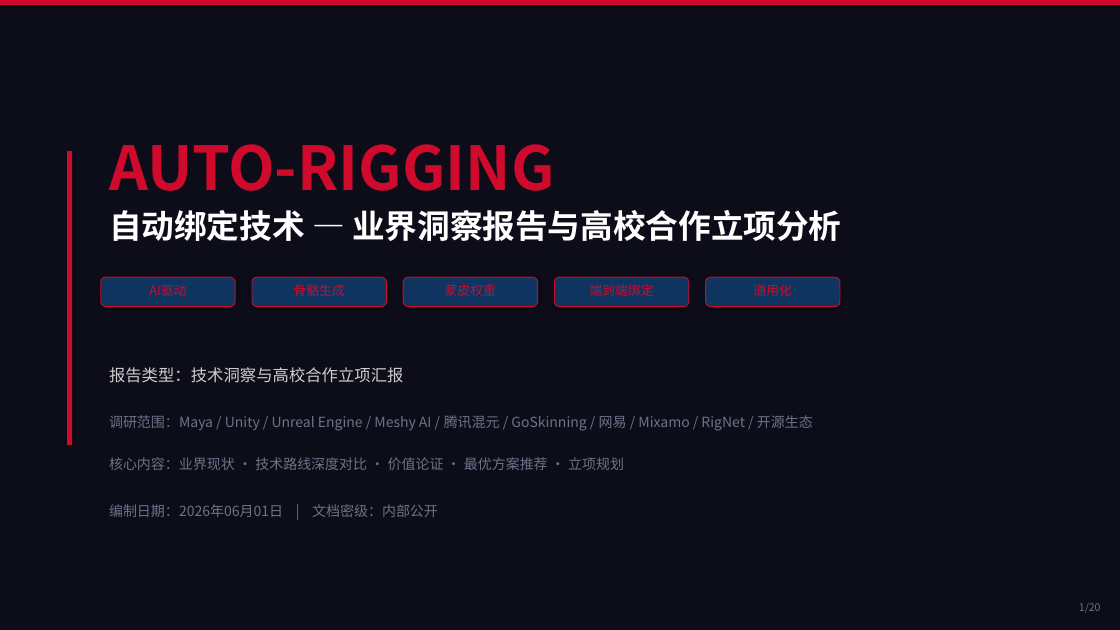
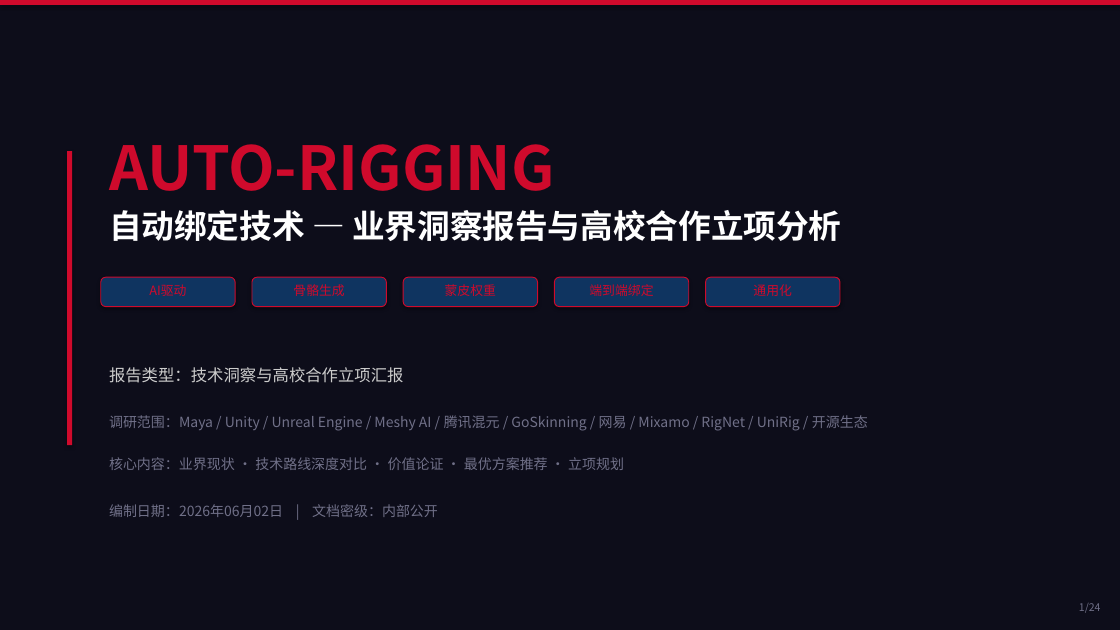
Before and after one commit to xhyha/insight, a slide deck: slide 1 of Auto-Rigging-Insight-Report.pptx. Drawn at 1120x630 pixels with LibreOffice and Linux fonts; fonts in the diff are those of the drawing. Boxes give left, top, right and bottom in pixels: in the first picture for what was removed or moved away, otherwise in the second. Text is boxed around its words. In the diff, an @@ line names an element or a change of style, - is before the commit and + after.

Commit message:
Auto-Rigging Insight Report v4 - comprehensive update (24 pages)
- P0: Add UniRig (SIGGRAPH 2025) as recommended baseline
- P0: Fix market data ($450B source attribution)
- P0: Fix efficiency calculation (96-480x not 48-960x)
- P0: Restructure skinning pipeline (DL-first + Geodesic Voxel correction)
- P1: Add facial rigging automation page
- P1: Add industry trends summary page
- P1: Add selection decision matrix page
- P1: Add budget detail page (¥100-170万/year)
- P1: Add IP/license/data/critical person risks
- P2: Expand Pinocchio/MetaHuman descriptions
- P2: Next steps table with owners/timeline/deliverables
- P2: Milestone 12→15 months with Go/No-Go gates
- Huawei brand visual style applied

```diff
--- a/Auto-Rigging-Insight-Report.pptx
+++ b/Auto-Rigging-Insight-Report.pptx
@@ text at box(109, 415, 868, 431): text changed @@
-调研范围：Maya / Unity / Unreal Engine / Meshy AI / 腾讯混元 / GoSkinning / 网易 / Mixamo / RigNet / 开源生态
+调研范围：Maya / Unity / Unreal Engine / Meshy AI / 腾讯混元 / GoSkinning / 网易 / Mixamo / RigNet / UniRig / 开源生态
@@ text at box(109, 504, 438, 517): text changed @@
-编制日期：2026年06月01日 | 文档密级：内部公开
+编制日期：2026年06月02日 | 文档密级：内部公开
@@ text at box(1079, 603, 1101, 613): text changed @@
-1/20
+1/24
```
Also in this commit, not shown: 18 other slides changed, 5 slides added, 1 slide removed.
